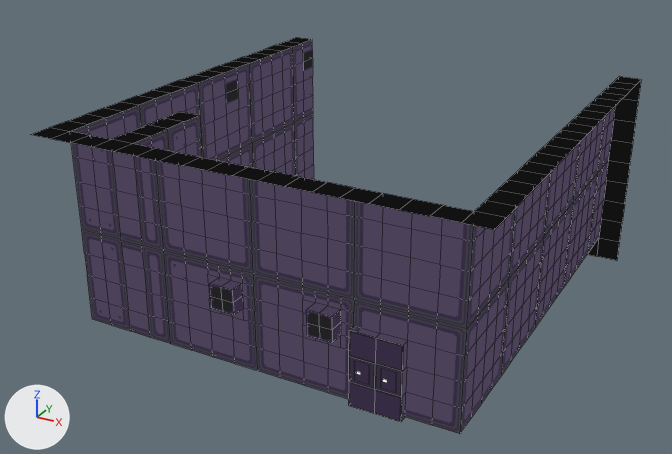
The Blender file Assets/ExpandedStationA/Dine/DINESTATION.blend as it was, and as the next commit left it.
One viewpoint serves both versions: a camera (50 mm lens) standing at (19.62, -10.82, 9.34) and looking at (10.87, 5.09, 1.39). The lights are fixed; the arrows at lower left show +X, +Y and +Z. Mesh edges are drawn as thin lines.
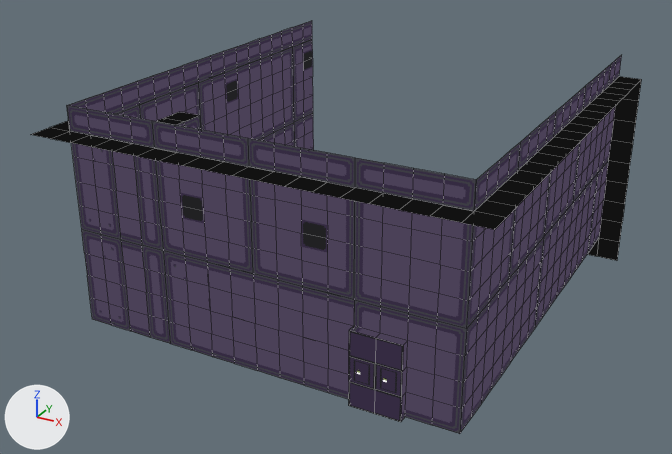
Pixel boxes [x1, y1, x2, y2] of what changed, in the pictures (672 x 454 px; the box of a moved part takes in the faces that stretch with it):
'Cube', reshaped: before [30, 37, 642, 434]; after [30, 21, 642, 434]
part 1 of me_cube, moved or reshaped: before [207, 177, 355, 350]; after [67, 21, 622, 350]
part 2 of me_cube, surface changed: [180, 59, 608, 393] in both

The change, as a diff of the scene's bpy script:
```diff
--- a/Assets/ExpandedStationA/Dine/DINESTATION.blend.py
+++ b/Assets/ExpandedStationA/Dine/DINESTATION.blend.py
@@ me_cube @@
 # used by ob_cube; location = (9.56, 13.08, 0.0)
-me_cube.from_pydata(...)  # 984 vertices, 951 faces; spans x -2.8..6.2, y -12.22..-2.72, z -0.5..4.0
+me_cube.from_pydata(...)  # 1055 vertices, 963 faces; spans x -2.8..6.2, y -12.22..-2.72, z -0.5..4.5
+# me_cube part 1
+# 38 vertices are removed from x 0.95..3.45, y -12.01..-11.72, z 1.25..1.75
+# 56 faces are deleted
+# 79 vertices are added at x -2.3..5.7, y -11.72..-2.72, z 4.0..4.5
+# 7 new vertices lie (0.0, 0.0, 0.5) away from vertices in x -2.3..5.7, y -11.72..-8.72, z 1.0..4.0
+# 23 new vertices lie (0.0, 0.0, 0.5) away from vertices in x -2.3..5.7, y -11.72..-2.72, z 4.0
+# 68 new faces join them
+# me_cube part 2: 42 kept faces spanning x -2.3..5.7, y -11.72..-3.22, z 0.0..4.0 get new texture (UV) coordinates
 me_cube.materials.append(mat_stationdine)
```
